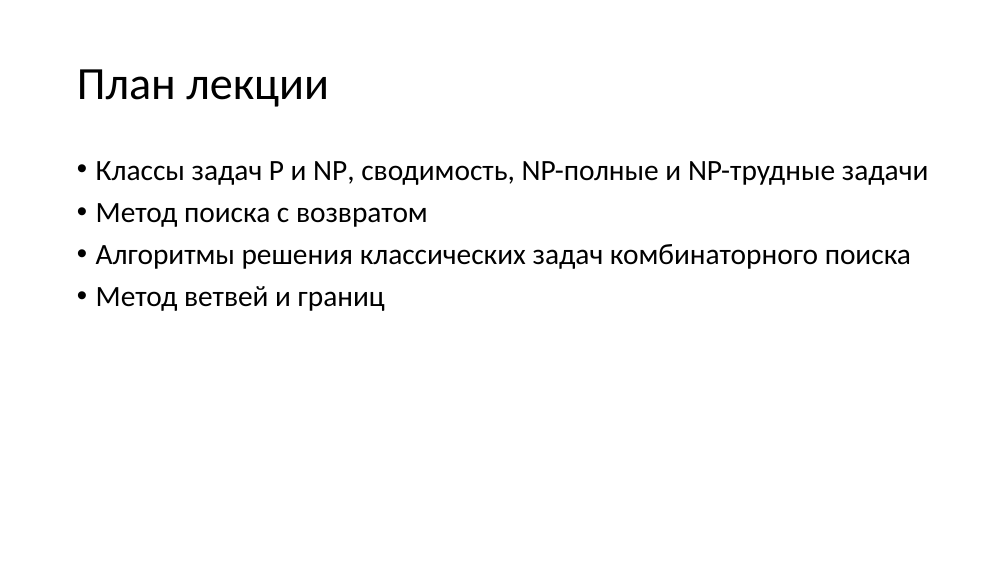
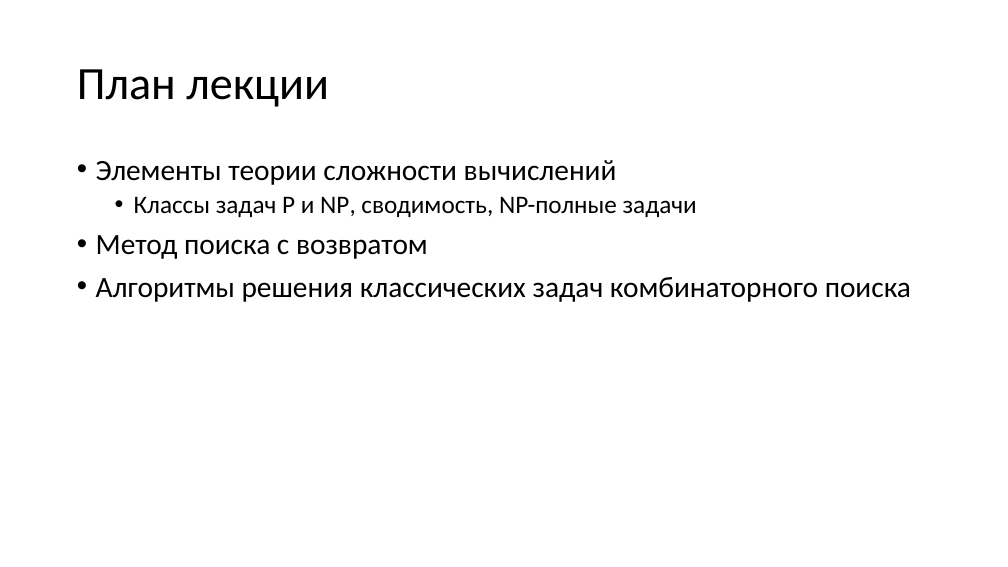
Before and after one commit to Evgueni-Petrov-aka-espetrov/Algorithms-and-Programming-in-C-pptx, a slide deck: slide 2 of 20 Алгоритмы с возвратом.pptx. Drawn at 1008x567 pixels with LibreOffice and Linux fonts; fonts in the diff are those of the drawing. Boxes give left, top, right and bottom in pixels: in the first picture for what was removed or moved away, otherwise in the second. Text is boxed around its words. In the diff, an @@ line names an element or a change of style, - is before the commit and + after.

```diff
--- a/20 Алгоритмы с возвратом.pptx
+++ b/20 Алгоритмы с возвратом.pptx
@@ text at (x1=96, y1=160, x2=697, y2=217): text changed; size 28 to 24 pt @@
-• Классы задач P и NP, сводимость, NP-полные и NP-трудные задачи
+• Элементы теории сложности вычислений
+  • Классы задач P и NP, сводимость, NP-полные задачи
@@ text at (x1=96, y1=286, x2=385, y2=311): paragraph removed @@
-• Метод ветвей и границ
```
Also in this commit, not shown: 21 other slides changed, 12 slides added, 14 slides removed.
